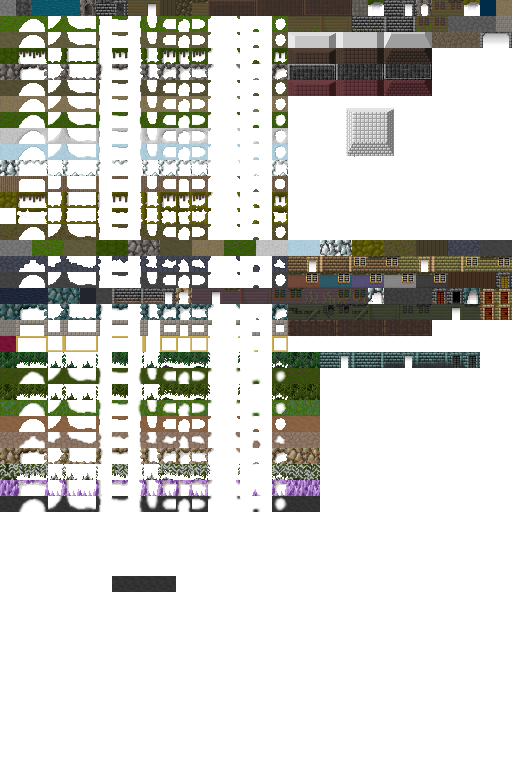
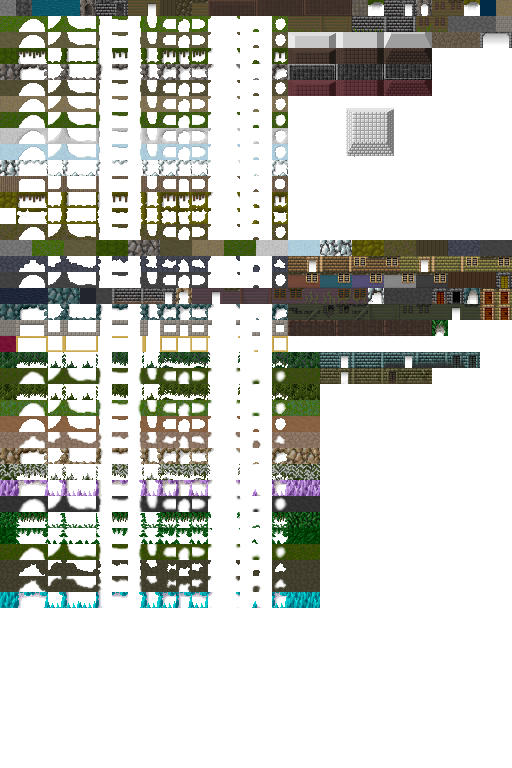
Two versions of the same layered image (w=512, h=768). Layer-by-layer changes:
painted on "foreground" over <box>0,320,448,608</box>
